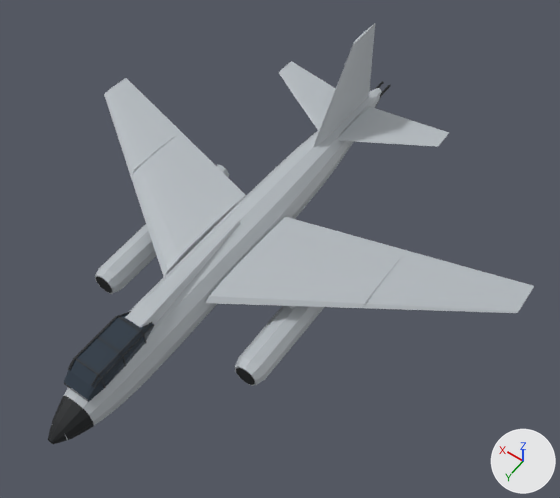
What one commit did to the glTF model media/b66.glb.
One viewpoint serves both versions: a 50 mm lens placed at (-13.2, 15.3, 25.6), pointed at (-2.0, -0.4, 0.9). Lighting does not change. The marker at lower right points along +X, +Y and +Z. The first picture is the older version. Where no turn or scale is listed for an object, it has been applied to the vertices. Vertices at exactly the same position are counted once.

In view in the first picture: 'Cockpit Glass', 'Dorsal Fairing', 'Elevator L', 'Elevator R', 'Flap L', 'Flap R', 'Fuselage', 'Nacelles', 'Radome', 'Stabilizer L', 'Stabilizer R', 'Vertical Fin', 'Wing L', 'Wing R' and 8 more.
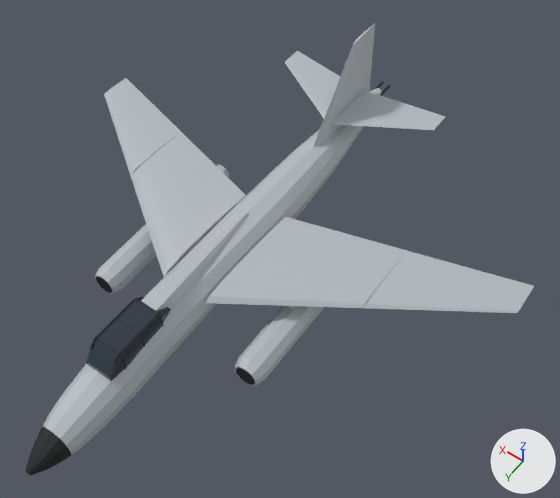
Location of each change, (x1, y1, x2, y2) in pixels of the pictures (560 x 498 px; the box of a moved part takes in the faces that stretch with it):
'Fuselage', reshaped
    before: (48, 94, 376, 444)
    after: (25, 125, 364, 475)
'Cockpit Glass', moved, rescaled (7% narrower)
    before: (64, 314, 154, 402)
    after: (86, 298, 170, 381)
'Stabilizer L', moved
    before: (338, 117, 446, 147)
    after: (332, 101, 442, 130)
'Dorsal Fairing', reshaped (6% narrower, 6% shorter)
    before: (125, 220, 240, 327)
    after: (141, 211, 249, 311)
'Radome', reshaped
    before: (48, 396, 94, 444)
    after: (25, 427, 71, 475)
'Stabilizer R', moved
    before: (279, 65, 331, 131)
    after: (285, 54, 336, 118)
'Elevator L', moved
    before: (359, 106, 449, 137)
    after: (354, 90, 445, 121)
'Elevator R', moved
    before: (287, 61, 336, 100)
    after: (294, 51, 340, 88)
part 3 of me_fuselage, moved or reshaped
    before: (48, 245, 231, 444)
    after: (25, 244, 232, 475)

What the commit changed:
me_cockpit_glass is used by ob_cockpit_glass; location (0.0, 0.0, 0.0).
me_cockpit_glass had 36 vertices, 68 faces and spanned x -0.65..0.65, y 5.4..9.0, z 1.0..1.8.
me_cockpit_glass now has 36 vertices, 68 faces and spans x -0.65..0.65, y 4.5..7.9, z 0.85..1.8.
me_cockpit_glass part 1: the whole mesh is scaled about its middle by (1, 0.944, 1.19), then moved by (0.0, -1.0, -0.07).
me_dorsal_fairing is used by ob_dorsal_fairing; location (0.0, 0.0, 0.0).
me_dorsal_fairing had 16 vertices, 28 faces and spanned x -0.48..0.48, y -0.36..6.12, z 1.18..1.71.
me_dorsal_fairing now has 16 vertices, 28 faces and spans x -0.48..0.48, y -0.94..5.18, z 1.17..1.73.
me_dorsal_fairing part 2: 16 of 16 vertices moved; they spanned x -0.48..0.48, y -0.36..6.12, z 1.18..1.71 and now span x -0.48..0.48, y -0.94..5.18, z 1.17..1.73; mean shift (0.0, -0.79, 0.0).
me_fuselage is used by ob_fuselage; location (0.0, 0.0, 0.0).
me_fuselage had 600 vertices, 1196 faces and spanned x -1.1..1.1, y -10.8..10.6, z -1.2..1.3.
me_fuselage now has 636 vertices, 1268 faces and spans x -1.1..1.1, y -10.8..11.8, z -1.3..1.3.
me_fuselage part 3: 199 vertices moved from x -1.1..1.1, y 1.9..8.9, z -1.1..1.3 to x -1.1..1.1, y 1.8..8.8, z -1.3..1.3; 53 vertices removed from x -0.9..0.7, y 8.4..10.6, z -0.8..0.7; 89 vertices added at x -1.0..0.9, y 8.3..11.8, z -1.3..0.7.
me_radome is used by ob_radome; location (0.0, 0.0, 0.0).
me_radome had 72 vertices, 130 faces and spanned x -0.72..0.72, y 9.2..10.6, z -0.85..0.76.
me_radome now has 72 vertices, 130 faces and spans x -0.68..0.68, y 10.4..11.8, z -1.18..0.34.
me_radome part 4: 72 of 72 vertices moved; they spanned x -0.72..0.72, y 9.2..10.6, z -0.85..0.76 and now span x -0.68..0.68, y 10.4..11.8, z -1.18..0.34; mean shift (0.0, 1.2, -0.4).
me_stabilizer_l is used by ob_stabilizer_l; location (0.0, 0.0, 0.0).
me_stabilizer_l had 26 vertices, 48 faces and spanned x -4.4..-0.5, y -10.03..-7.0, z 0.82..1.0.
me_stabilizer_l now has 26 vertices, 48 faces and spans x -4.05..-0.15, y -10.03..-7.0, z 1.62..1.8.
me_stabilizer_l part 5: the whole mesh is moved by (0.35, 0.0, 0.8).
me_stabilizer_r is used by ob_stabilizer_r; location (0.0, 0.0, 0.0).
me_stabilizer_r had 26 vertices, 48 faces and spanned x 0.5..4.4, y -10.03..-7.0, z 0.82..1.0.
me_stabilizer_r now has 26 vertices, 48 faces and spans x 0.15..4.05, y -10.03..-7.0, z 1.62..1.8.
me_stabilizer_r part 6: the whole mesh is moved by (-0.35, 0.0, 0.8).
Object 'Elevator L' (ob_elevator_l) moves from (-2.45, -9.44, 0.9) to (-2.1, -9.44, 1.7).
Object 'Elevator R' (ob_elevator_r) moves from (2.45, -9.44, 0.9) to (2.1, -9.44, 1.7).
